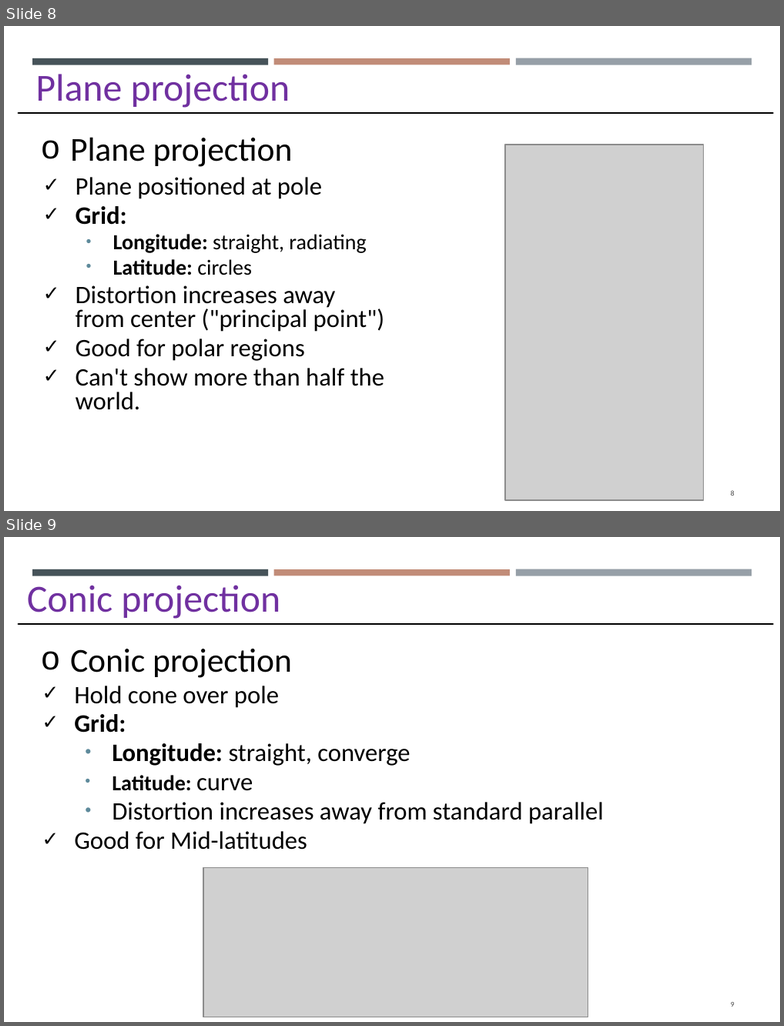
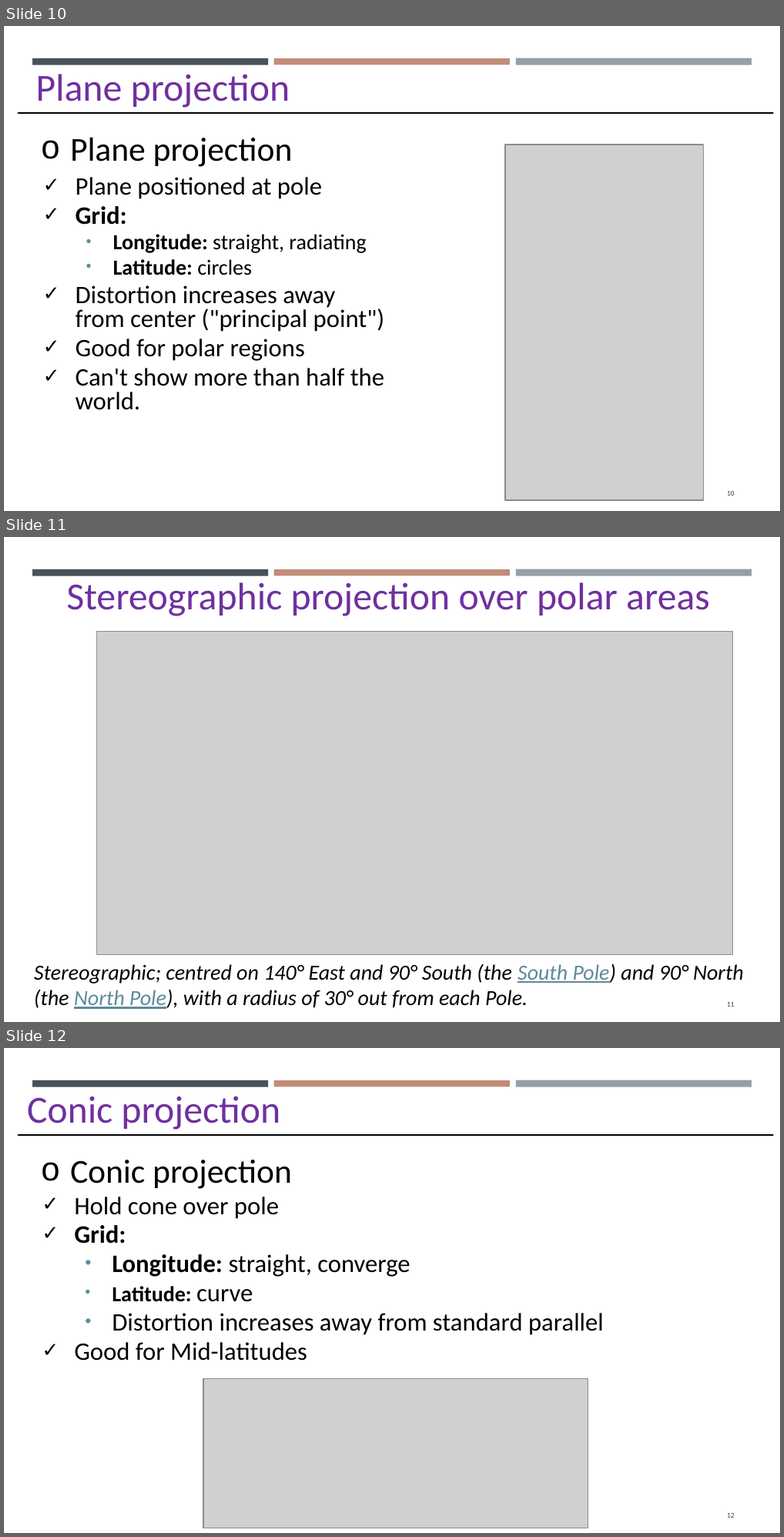
Before and after one commit to gisynw/GIS_I, a slide deck: docs/Lectures/Week03/Lecture02_GEOG2475_Datum_Thursday.pptx. Shown one above the other, each under a label of ours: slides 8 and 9 before the commit, slides 10, 11 and 12 after it. The pictures are 784x1026 and 784x1537 pixels, drawn with LibreOffice and Linux fonts; fonts in the diff are those of the drawing; grey boxes stand for pictures. Boxes give left, top, right and bottom in pixels: in the first picture for what was removed or moved away, otherwise in the second. Text is boxed around its words. In the diff, an @@ line names an element or a change of style, - is before the commit and + after.

Commit message:
update projection

```diff
--- a/docs/Lectures/Week03/Lecture02_GEOG2475_Datum_Thursday.pptx
+++ b/docs/Lectures/Week03/Lecture02_GEOG2475_Datum_Thursday.pptx
@@ slide 11 added at [4,537,780,1022], background #FFFFFF; not listed: 3 template elements that a slide beside it also shows @@
@@ text added at [66,582,710,616], 32 pt, text #7030A0 @@
+Stereographic projection over polar areas
@@ picture added at [97,631,732,954] @@
@@ text added at [34,964,744,1009], 18 pt, text #000000, italic @@
+Stereographic; centred on 140° East and 90° South (the South Pole) and 90° North (the North Pole), with a radius of 30° out from each Pole.
@@ page number added at [727,1002,735,1007], 6.1 pt, text #404040 @@
+11
@@ what was slide 8 is now slide 10 @@
@@ page number at [727,491,735,496]: text changed @@
-8
+10
@@ what was slide 9 is now slide 12 @@
@@ page number at [727,1513,735,1518]: text changed @@
-9
+12
```
Also in this commit, not shown: 11 slides changed, 4 other slides added, 2 slides removed, 2 other files.
